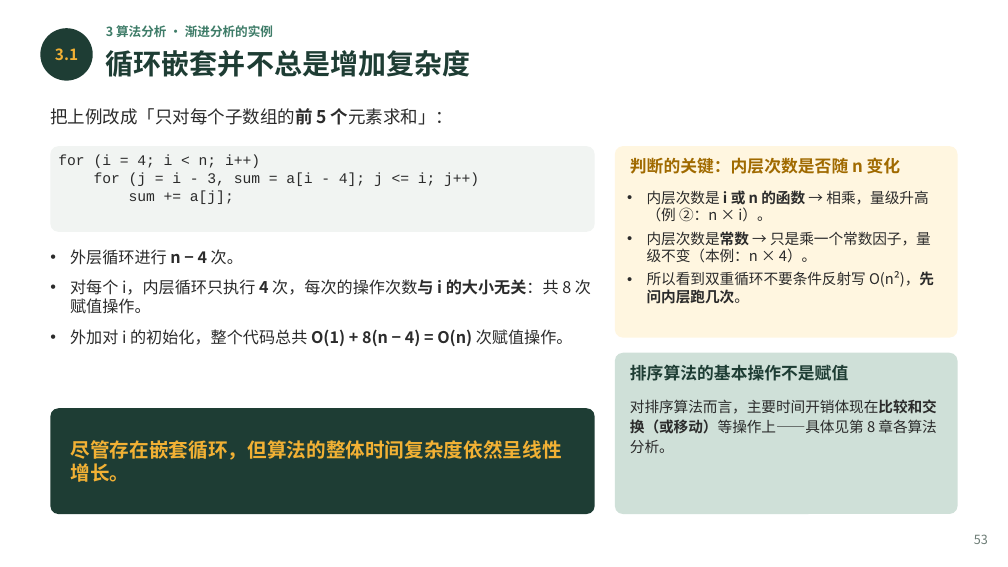
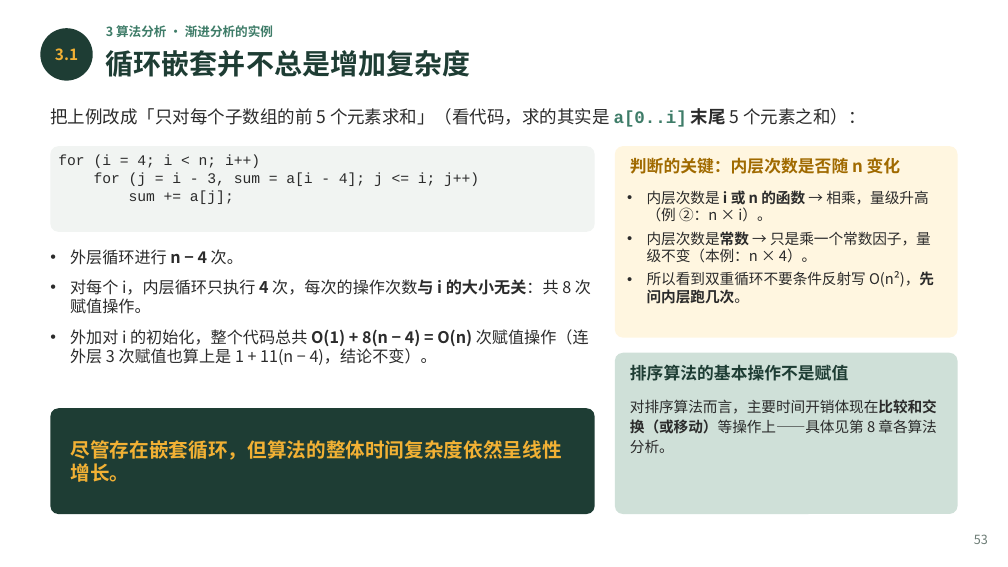
Before and after one commit to GMyhf/2026fall-cs201cq, a slide deck: slide 53 of courseware/202609_DSA_01_ADT_Floyd_Complexity.pptx. Drawn at 1008x567 pixels with LibreOffice and Linux fonts; fonts in the diff are those of the drawing. Boxes give left, top, right and bottom in pixels: in the first picture for what was removed or moved away, otherwise in the second. Text is boxed around its words. In the diff, an @@ line names an element or a change of style, - is before the commit and + after.

```diff
--- a/courseware/202609_DSA_01_ADT_Floyd_Complexity.pptx
+++ b/courseware/202609_DSA_01_ADT_Floyd_Complexity.pptx
@@ text at <box>50,108,865,127</box>: text changed @@
-把上例改成「只对每个子数组的前 5 个元素求和」：
+把上例改成「只对每个子数组的前 5 个元素求和」（看代码，求的其实是 a[0..i] 末尾 5 个元素之和）：
@@ text at <box>70,329,589,365</box>: text changed @@
-• 外加对 i 的初始化，整个代码总共 O(1) + 8(n − 4) = O(n) 次赋值操作。
+• 外加对 i 的初始化，整个代码总共 O(1) + 8(n − 4) = O(n) 次赋值操作（连外层 3 次赋值也算上是 1 + 11(n − 4)，结论不变）。
```
Also in this commit, not shown: 15 other slides changed.
